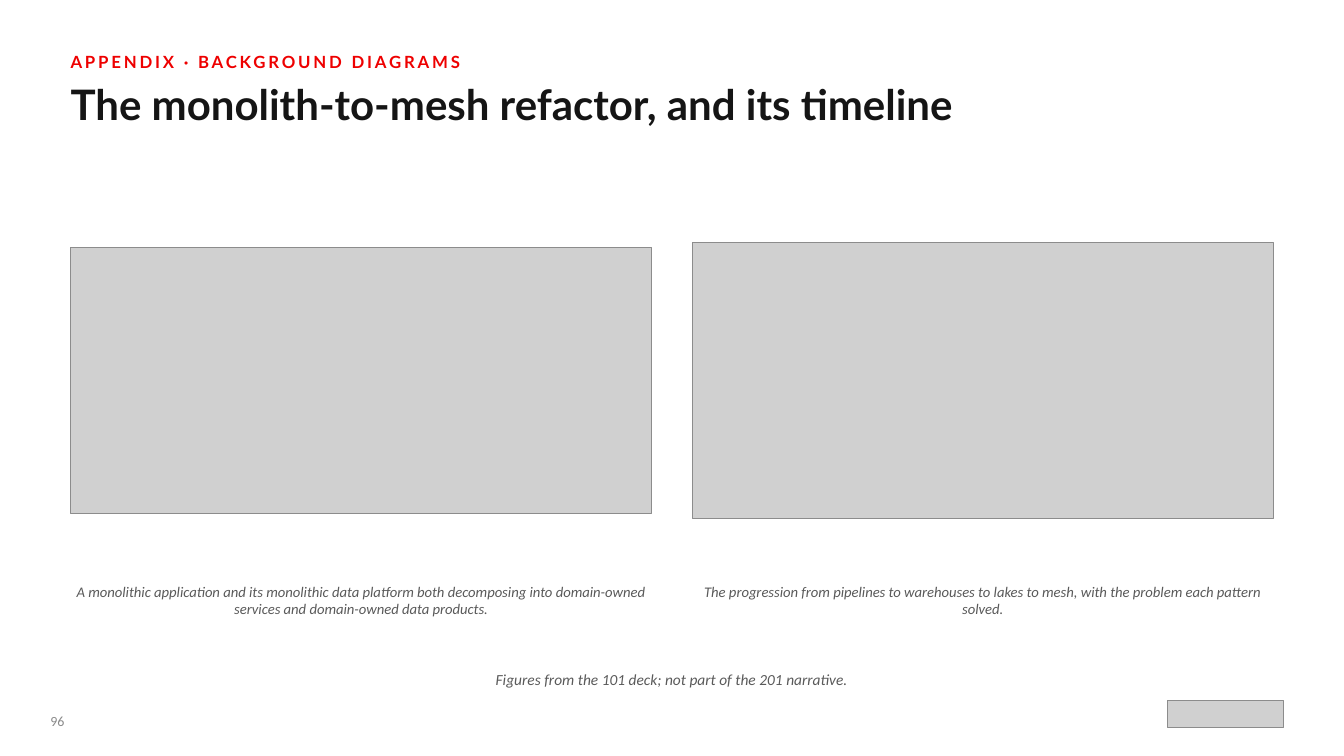
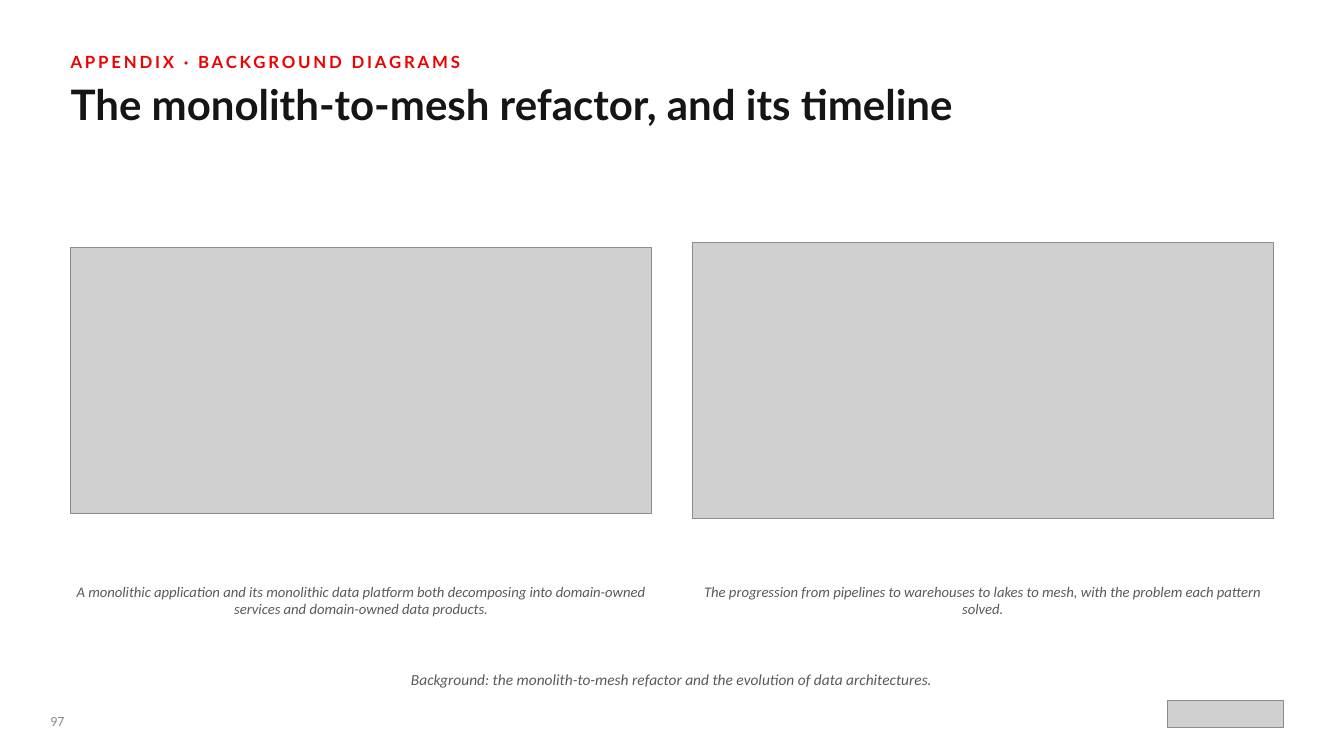
Before and after one commit to patterncatalyst/datamesh-reference-arch-quarkus, a slide deck: slide 98 of presentation/datamesh-201/Datamesh-201-Quarkus-r1.1.pptx (slide 97 before the commit). Drawn at 1344x756 pixels with LibreOffice and Linux fonts; fonts in the diff are those of the drawing; grey boxes stand for pictures. Boxes give left, top, right and bottom in pixels: in the first picture for what was removed or moved away, otherwise in the second. Text is boxed around its words. In the diff, an @@ line names an element or a change of style, - is before the commit and + after.

Commit message:
fix: address validation findings — @Blocking behavior, consistent JVM numbers, gRPC threading default, remaining wording, analytical-data close

```diff
--- a/presentation/datamesh-201/Datamesh-201-Quarkus-r1.1.pptx
+++ b/presentation/datamesh-201/Datamesh-201-Quarkus-r1.1.pptx
@@ text at [411, 674, 931, 688]: text changed @@
-Figures from the 101 deck; not part of the 201 narrative.
+Background: the monolith-to-mesh refactor and the evolution of data architectures.
@@ text at [50, 717, 64, 726]: text changed @@
-96
+97
```
Also in this commit, not shown: 24 other slides changed, 24 other files.
